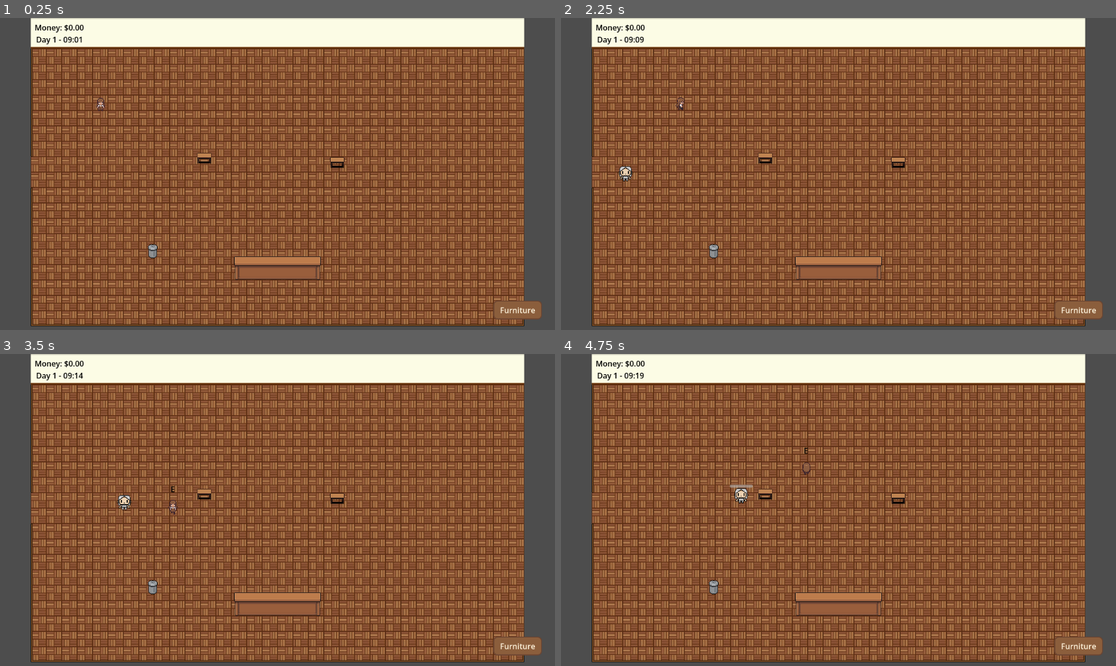
Above: before the commit, frames 1-4 (two rows, left to right).
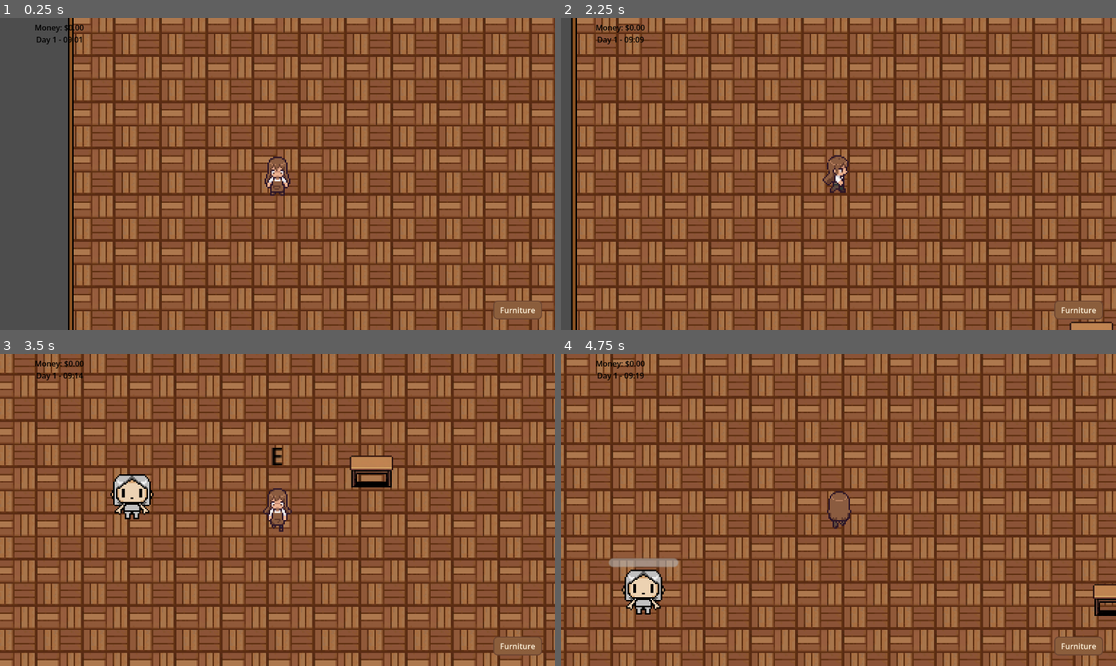
Above: after the commit, the same moments.

Repository: Jose-Prince/UVG-Tesis-Game
Game: Godot game, scene res://Scenes/Main/Main.tscn
Two runs of this game, one before a commit and one after it. Both use one fixed random seed, a clock stepped at 60 frames per second and the inputs below.
Inputs (mouse positions are in pixels of both pictures, inside the frame that each line leads up to):
- Up to frame 1 (0.25 s): no input
- Up to frame 2 (2.25 s): click "Furniture" at 0.5 s; click "Remove Furniture" at 1.25 s; tap Enter at 2 s; move the mouse to (960, 158) at 2.02 s; hold D (move_right) from 2.03 s (still down); click (960, 158) at 2.1 s
- Up to frame 3 (3.5 s): tap E (interact) at 2.3, 2.85 s; move the mouse to (166, 525) at 2.77 s; release D (move_right) at 2.78 s; hold S (move_down) from 2.78 s (still down); click (166, 525) at 3.05 s
- Up to frame 4 (4.75 s): move the mouse to (894, 441) at 3.52 s; release S (move_down) at 3.53 s; hold D (move_right) 3.53-4.28 s; click (894, 441) at 3.6 s; tap E (interact) at 3.8, 4.35 s; move the mouse to (810, 572) at 4.27 s; hold W (move_up) from 4.28 s (still down); click (810, 572) at 4.55 s

The runs differ from the first frame. In frame 1, 61% of the frame differs, in the area x 5-100%, y 0-100%; in frame 2, 61%; in frame 3, 68%; in frame 4, 68%, in the area x 0-100%, y 0-100%.

Commit message:
fix: remove already placed furniture

Diff:
--- a/Scenes/Café/Cafe.tscn
+++ b/Scenes/Café/Cafe.tscn
@@ -8,6 +8,7 @@
 [ext_resource type="PackedScene" uid="uid://cl58e8mye0sx" path="res://Scenes/Customers/Customer.tscn" id="4_p026p"]
 [ext_resource type="Script" uid="uid://d4mqu1bo2lc0g" path="res://Scripts/UI/OrderUI.gd" id="6_p50xa"]
 [ext_resource type="Script" uid="uid://8cyunq87xd7" path="res://Scripts/Café/food_preparation.gd" id="7_f3an2"]
+[ext_resource type="PackedScene" uid="uid://csfk5kyjv7eej" path="res://Scenes/Objects/FoodVisual.tscn" id="7_xgk6o"]
 [ext_resource type="Script" uid="uid://xwg2uk6o7cfa" path="res://Scripts/Core/order_manager.gd" id="8_0n4ib"]
 [ext_resource type="Script" uid="uid://btgt0g62qy04o" path="res://Scripts/Café/cafe_economy.gd" id="9_qlci0"]
 [ext_resource type="Script" uid="uid://wwv7ui0wtuwh" path="res://Scripts/Core/cafe_day_manager.gd" id="10_j5ued"]
@@ -29,6 +30,8 @@
 
 [sub_resource type="TileSetAtlasSource" id="TileSetAtlasSource_p50xa"]
 texture = SubResource("AtlasTexture_ru286")
+margins = Vector2i(1, 1)
+separation = Vector2i(2, 2)
 texture_region_size = Vector2i(32, 32)
 11:0/0 = 0
 12:0/0 = 0
@@ -367,9 +370,13 @@
 
 [node name="Table2" parent="NavigationRegion2D" unique_id=9212331 instance=ExtResource("3_ccdco")]
 position = Vector2(424, 291)
+food_visual_scene = ExtResource("7_xgk6o")
+interaction_radius = 50.0
 
 [node name="Table" parent="NavigationRegion2D" unique_id=604935021 instance=ExtResource("3_ccdco")]
 position = Vector2(700, 300)
+food_visual_scene = ExtResource("7_xgk6o")
+interaction_radius = 50.0
 
 [node name="OrderUI" type="CanvasLayer" parent="." unique_id=1832881993 groups=["order_ui"]]
 script = ExtResource("6_p50xa")
--- a/Scenes/Café/table.tscn
+++ b/Scenes/Café/table.tscn
@@ -10,10 +10,9 @@
 [sub_resource type="RectangleShape2D" id="RectangleShape2D_cc37w"]
 size = Vector2(30, 22)
 
-[node name="Table" type="StaticBody2D" unique_id=604935021 node_paths=PackedStringArray("customer_spot") groups=["placed_furniture"]]
+[node name="Table" type="StaticBody2D" unique_id=604935021 node_paths=PackedStringArray("customer_spot")]
 script = ExtResource("1_34rps")
 customer_spot = NodePath("CustomerSpot")
-interaction_radius = null
 
 [node name="Sprite2D" type="Sprite2D" parent="." unique_id=2025370225]
 texture = SubResource("AtlasTexture_cc37w")
--- a/Scenes/Player/Player.tscn
+++ b/Scenes/Player/Player.tscn
@@ -262,3 +262,6 @@
 
 [node name="CarryPosition" type="Marker2D" parent="." unique_id=1845651054]
 position = Vector2(26, 0)
+
+[node name="Camera2D" type="Camera2D" parent="." unique_id=311430070]
+zoom = Vector2(3, 3)
--- a/Scripts/Furniture/furniture_placement_manager.gd
+++ b/Scripts/Furniture/furniture_placement_manager.gd
@@ -164,6 +164,7 @@
 func get_furniture_at_mouse() -> Node2D:
 	var mouse_position = get_tree().current_scene.get_global_mouse_position()
 
+	# First check furniture placed through the furniture editor.
 	for furniture in placed_furniture:
 		if not is_instance_valid(furniture):
 			continue
@@ -171,6 +172,21 @@
 		if is_mouse_over_furniture(furniture, mouse_position):
 			return furniture
 
+	# Also check furniture that was already part of the scene.
+	var furniture_nodes := get_tree().get_nodes_in_group("furniture")
+
+	for node in furniture_nodes:
+		if not is_instance_valid(node):
+			continue
+
+		var furniture := node as Node2D
+
+		if furniture == null:
+			continue
+
+		if is_mouse_over_furniture(furniture, mouse_position):
+			return furniture
+
 	return null
 
 func find_furniture_parent(node: Node) -> Node2D:
@@ -188,21 +204,31 @@
 	if furniture == null:
 		return
 
-	if not furniture.is_in_group("placed_furniture"):
-		return
-
-	if not furniture.has_meta("furniture_id"):
-		print("[REMOVAL] Furniture has no furniture_id")
-		return
-
-	var item_id: String = furniture.get_meta("furniture_id")
-
+	var item_id: String = ""
+
+	# Furniture placed through the editor already has an ID.
+	if furniture.has_meta("furniture_id"):
+		item_id = furniture.get_meta("furniture_id")
+
+	# If it was originally in the scene, determine its ID
+	# from its type.
+	elif furniture is Table:
+		item_id = "wooden_table"
+
+	else:
+		print("[REMOVAL] Unknown furniture type: ", furniture.name)
+		return
+
+	# Return the furniture to the inventory.
 	FurnitureInventory.add_item(item_id)
 
+	# Remove it from our runtime list if it is there.
 	placed_furniture.erase(furniture)
 
 	print(
 		"[REMOVAL] Removed: ",
+		furniture.name,
+		" | ID: ",
 		item_id,
 		" | Returned to inventory"
 	)
--- a/Scripts/Objects/Table.gd
+++ b/Scripts/Objects/Table.gd
@@ -13,6 +13,7 @@
 func _ready() -> void:
 	super._ready()
 	interaction_radius = 80.0
+	add_to_group("furniture")
 
 func interact() -> void:
 	print("Player interacted with the table!")
